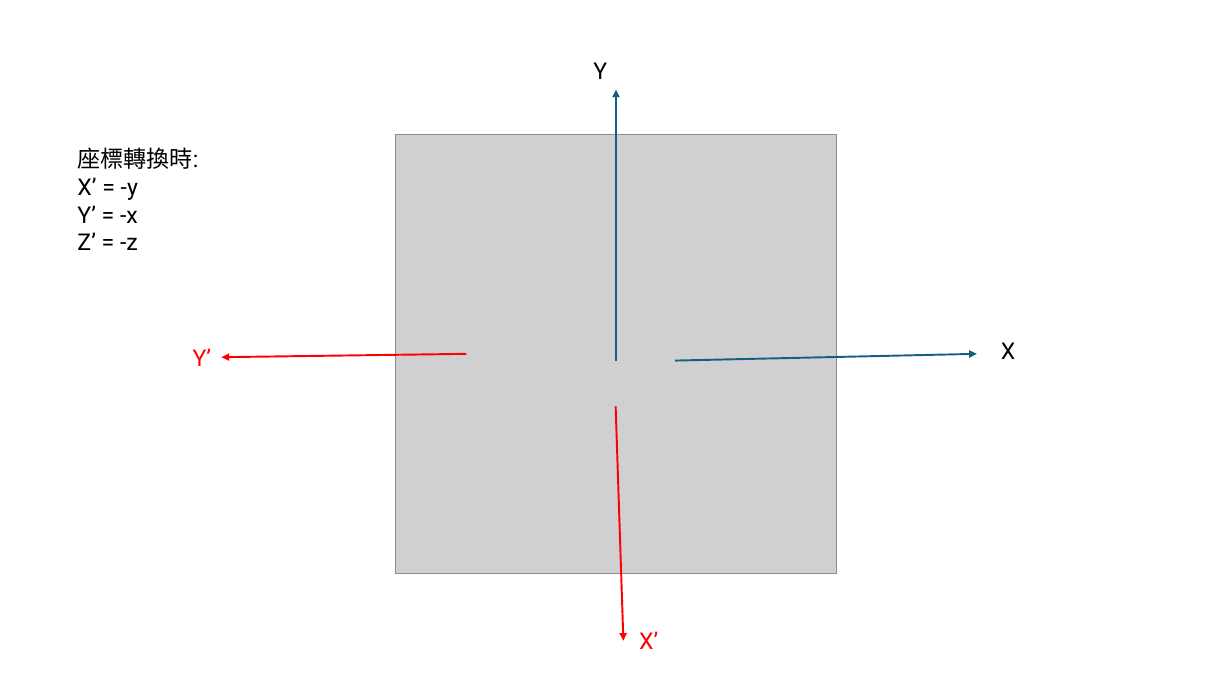
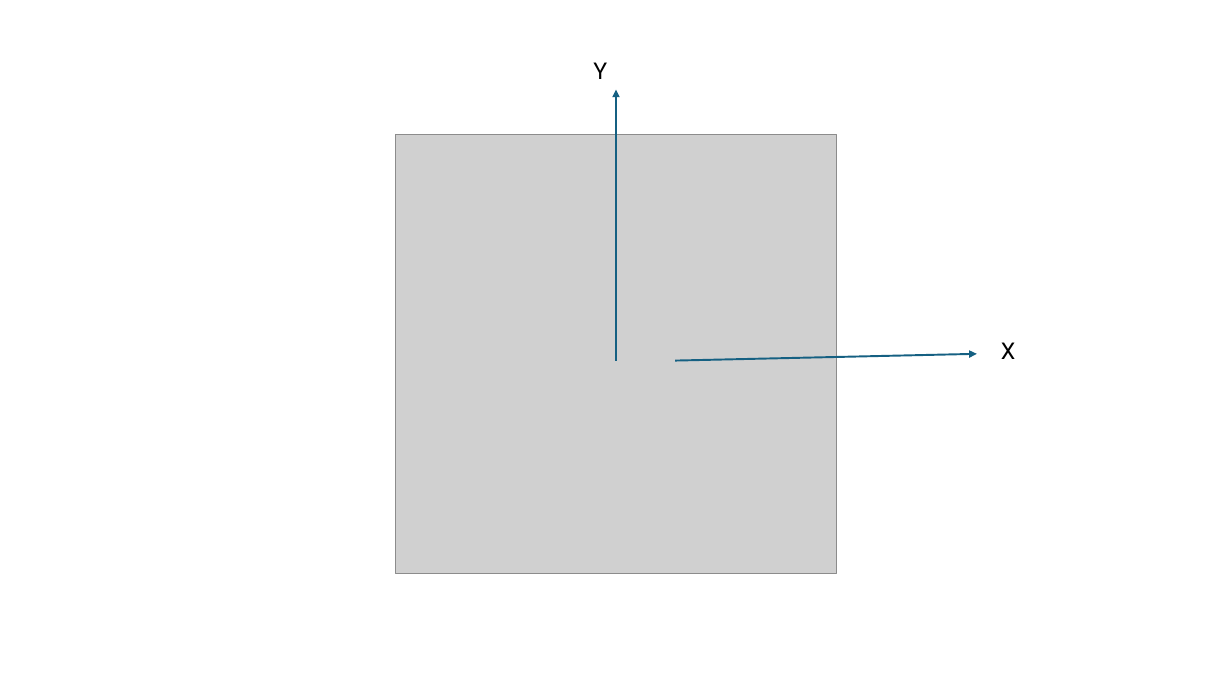
Before and after one commit to adamShiau/adamShiau_FPGA, a slide deck: slide 5 of intel_IP/IRIS/doc/軸向說明.pptx. Drawn at 1232x693 pixels with LibreOffice and Linux fonts; fonts in the diff are those of the drawing; grey boxes stand for pictures. Boxes give left, top, right and bottom in pixels: in the first picture for what was removed or moved away, otherwise in the second. Text is boxed around its words. In the diff, an @@ line names an element or a change of style, - is before the commit and + after.

```diff
--- a/intel_IP/IRIS/doc/軸向說明.pptx
+++ b/intel_IP/IRIS/doc/軸向說明.pptx
@@ text removed at box(77, 147, 198, 250) @@
-座標轉換時:
-X’ = -y
-Y’ = -x
-Z’ = -z
@@ text removed at box(193, 348, 211, 366) @@
-Y’
@@ arrow removed from (467, 354) to (222, 358) @@
@@ arrow removed from (616, 407) to (624, 640) @@
@@ text removed at box(639, 631, 658, 649) @@
-X’
```
Also in this commit, not shown: 3 slides added, 16 other files.
